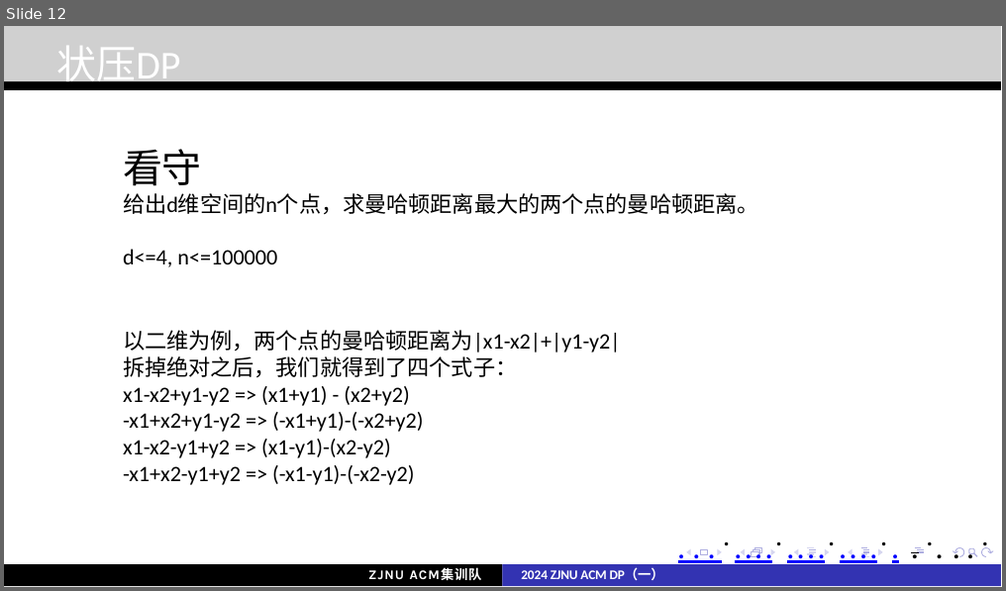
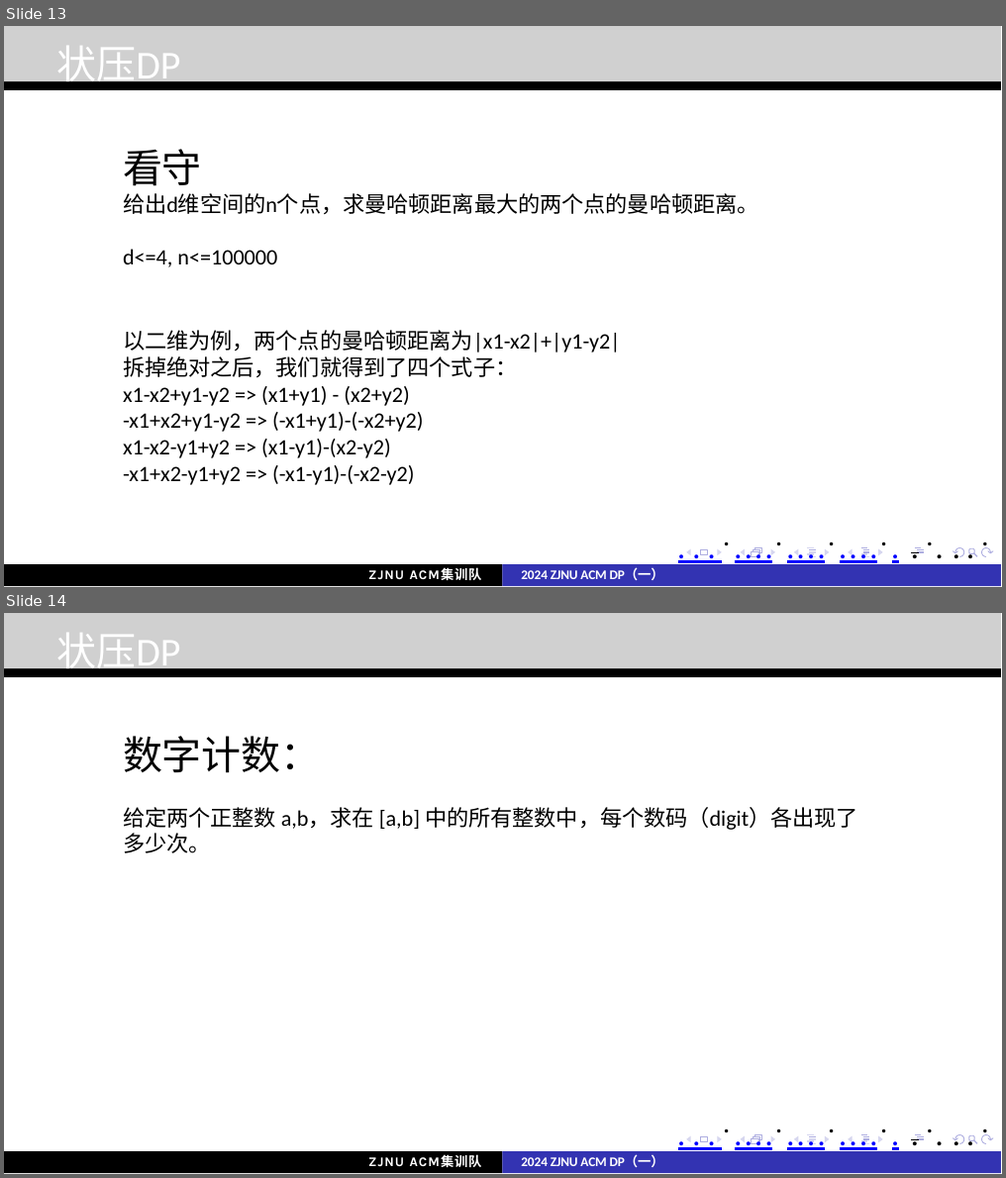
Before and after one commit to john1234567891011121314/moban, a slide deck: acm/讲课·dp/DP（一）.pptx. Shown one above the other, each under a label of ours: slide 12 before the commit, slides 13 and 14 after it. The pictures are 1006x591 and 1006x1178 pixels, drawn with LibreOffice and Linux fonts; fonts in the diff are those of the drawing; grey boxes stand for pictures. Boxes give left, top, right and bottom in pixels: in the first picture for what was removed or moved away, otherwise in the second. Text is boxed around its words. In the diff, an @@ line names an element or a change of style, - is before the commit and + after.

```diff
--- a/acm/讲课·dp/DP（一）.pptx
+++ b/acm/讲课·dp/DP（一）.pptx
@@ slide 14 added at box(4, 613, 1002, 1174), background #FFFFFF; not listed: 30 template elements that a slide beside it also shows @@
@@ picture added at box(4, 613, 1000, 668) @@
@@ text added at box(56, 633, 180, 676), 18 pt, text #FFFFFF @@
+状压DP
@@ text added at box(123, 736, 858, 854), 10 pt, text #000000 @@
+数字计数：
+给定两个正整数 a,b，求在 [a,b] 中的所有整数中，每个数码（digit）各出现了多少次。
@@ freeform shape added at box(4, 1153, 502, 1174), fill #000000 @@
@@ text added at box(368, 1155, 482, 1168), 6 pt, text #FFFFFF, bold @@
+ZJNU ACM集训队
@@ freeform shape added at box(502, 1153, 1000, 1174), fill #3333B2 @@
@@ text added at box(521, 1156, 664, 1167), 12 pt, text #0000FF, bold @@
+. . . ................. . .. . . .
+2024 ZJNU ACM DP（一）
@@ what was slide 12 is now slide 13 @@
```
Also in this commit, not shown: 2 other slides added.
